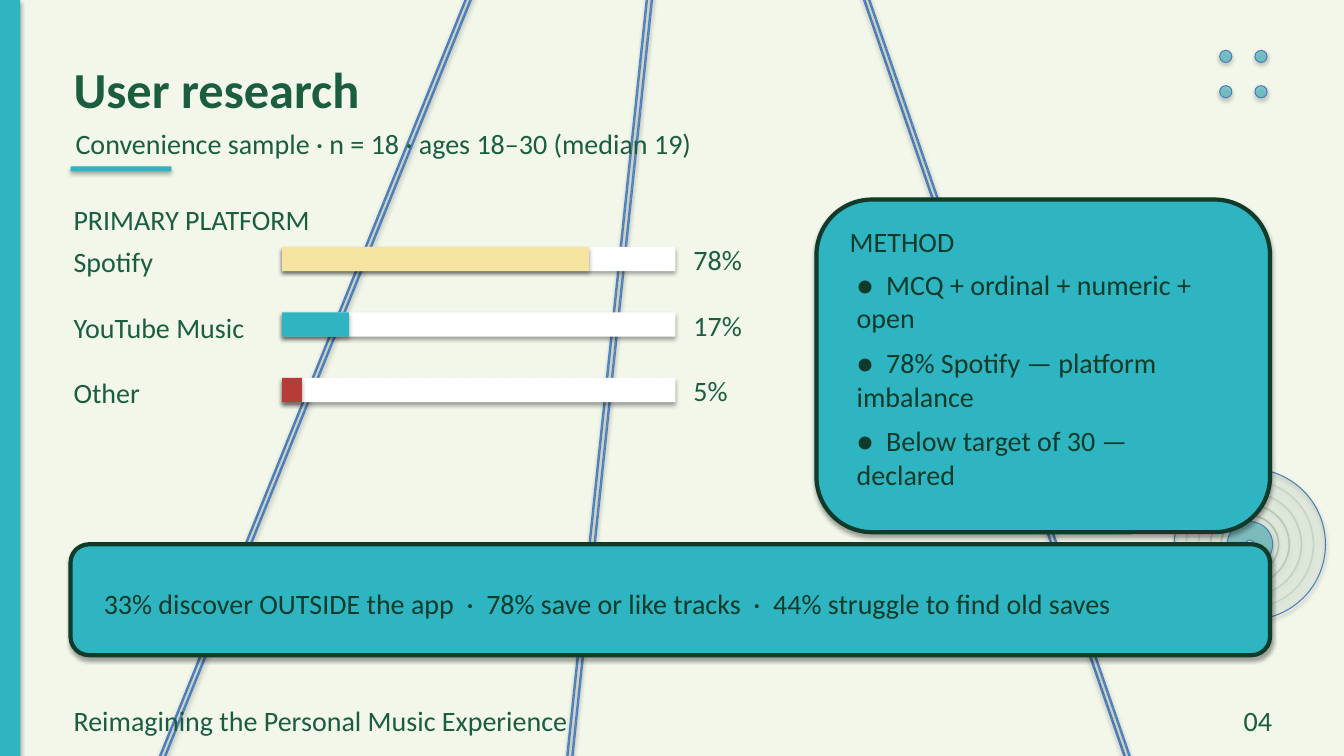
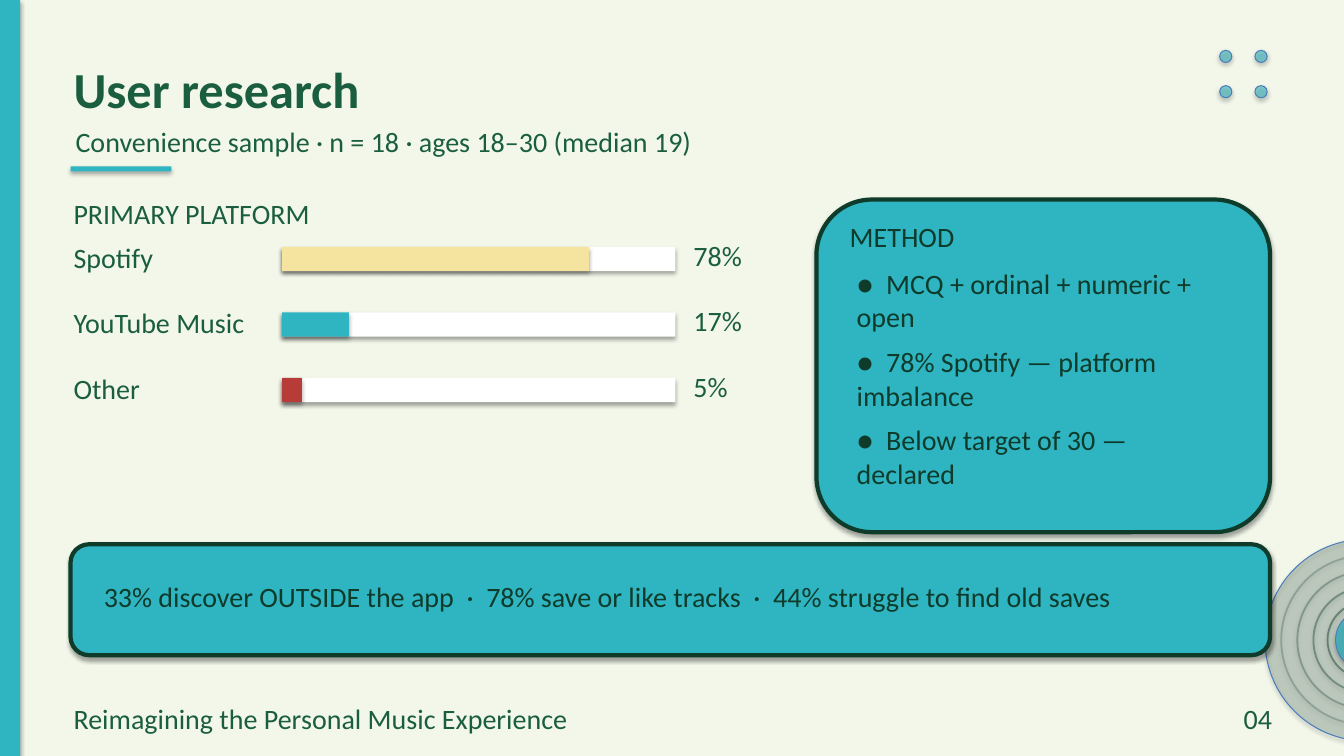
Before and after one commit to preet-kamdar/design-thinking-sem3, a slide deck: slide 4 of docs/Presentation_crease_trial.pptx. Drawn at 1344x756 pixels with LibreOffice and Linux fonts; fonts in the diff are those of the drawing; background and template pictures are left out. Boxes give left, top, right and bottom in pixels: in the first picture for what was removed or moved away, otherwise in the second. Text is boxed around its words. In the diff, an @@ line names an element or a change of style, - is before the commit and + after.

```diff
--- a/docs/Presentation_crease_trial.pptx
+++ b/docs/Presentation_crease_trial.pptx
@@ rectangle removed at (0,0,703,756) @@
@@ rectangle removed at (0,0,708,756) @@
@@ rectangle removed at (525,0,726,756) @@
@@ rectangle removed at (530,0,731,756) @@
@@ rectangle removed at (656,0,1281,756) @@
@@ rectangle removed at (661,0,1286,756) @@
@@ text "Convenience sample · n = ..." rewrapped from (76,131,691,161) to (76,131,691,157) @@
@@ 9 texts: place and size @@
-9 texts at (74,212,1110,619)
+9 texts at (74,206,1110,612)
@@ ellipse removed at (1175,469,1326,620) @@
@@ ellipse removed at (1187,481,1314,608) @@
@@ ellipse removed at (1199,493,1302,596) @@
@@ ellipse removed at (1211,505,1290,584) @@
@@ ellipse removed at (1222,516,1279,574) @@
@@ ellipse removed at (1228,521,1273,567) @@
@@ ellipse added at (1265,539,1344,741), fill #0E3B2A at 18% opacity @@
@@ ellipse removed at (1246,540,1254,548) @@
@@ ellipse added at (1281,556,1344,725), outline #0E3B2A 1.3 pt @@
@@ ellipse added at (1298,572,1344,709), outline #0E3B2A 1.3 pt @@
@@ ellipse added at (1314,588,1344,693), outline #0E3B2A 1.3 pt @@
@@ ellipse added at (1328,602,1344,679), outline #0E3B2A 1.3 pt @@
@@ ellipse added at (1336,610,1344,670), fill #2FB4C2 at 72% opacity @@
@@ text "Reimagining the Personal Music Experience" rewrapped from (74,708,567,738) to (74,709,567,734) @@
```
Also in this commit, not shown: 19 other slides changed, 6 other files.
